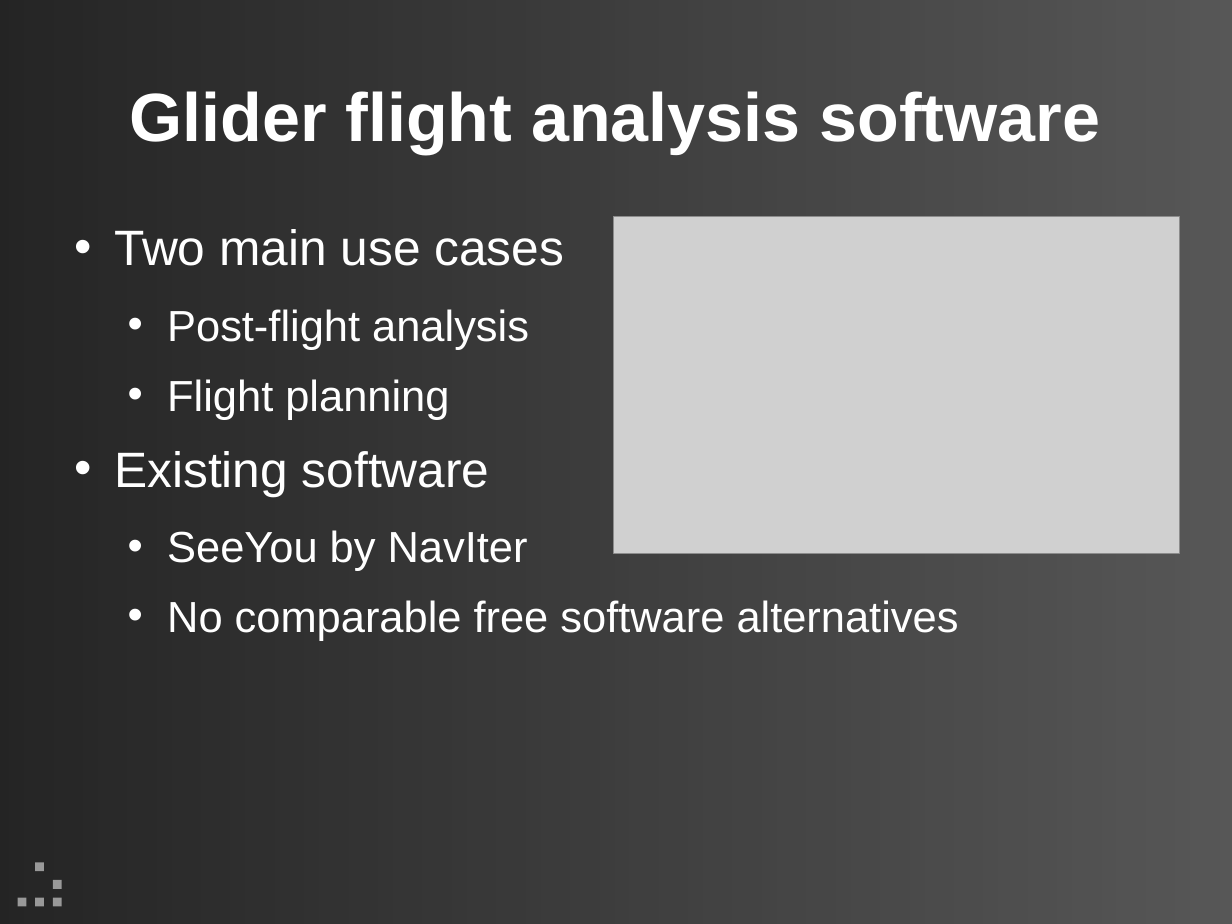
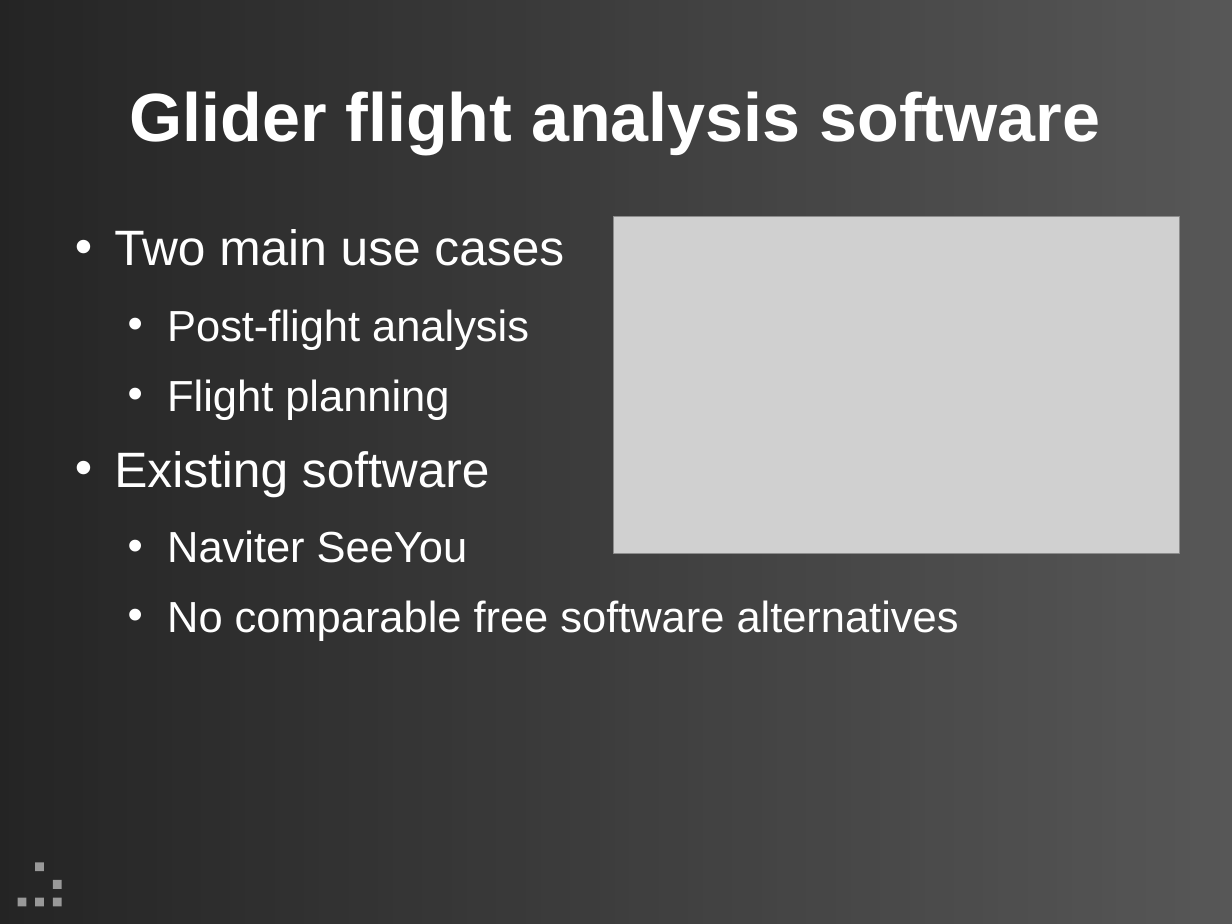
Before and after one commit to updraft/updraft, a slide deck: slide 2 of Docs/presentation.odp. Drawn at 1232x924 pixels with LibreOffice and Linux fonts; fonts in the diff are those of the drawing; grey boxes stand for pictures; background and template pictures are left out. Boxes give left, top, right and bottom in pixels: in the first picture for what was removed or moved away, otherwise in the second. Text is boxed around its words. In the diff, an @@ line names an element or a change of style, - is before the commit and + after.

```diff
--- a/Docs/presentation.odp
+++ b/Docs/presentation.odp
@@ text at (x1=167, y1=530, x2=468, y2=563): text changed @@
-  • SeeYou by NavIter
+  • Naviter SeeYou
```
Also in this commit, not shown: 3 other slides changed, 4 slides removed.
